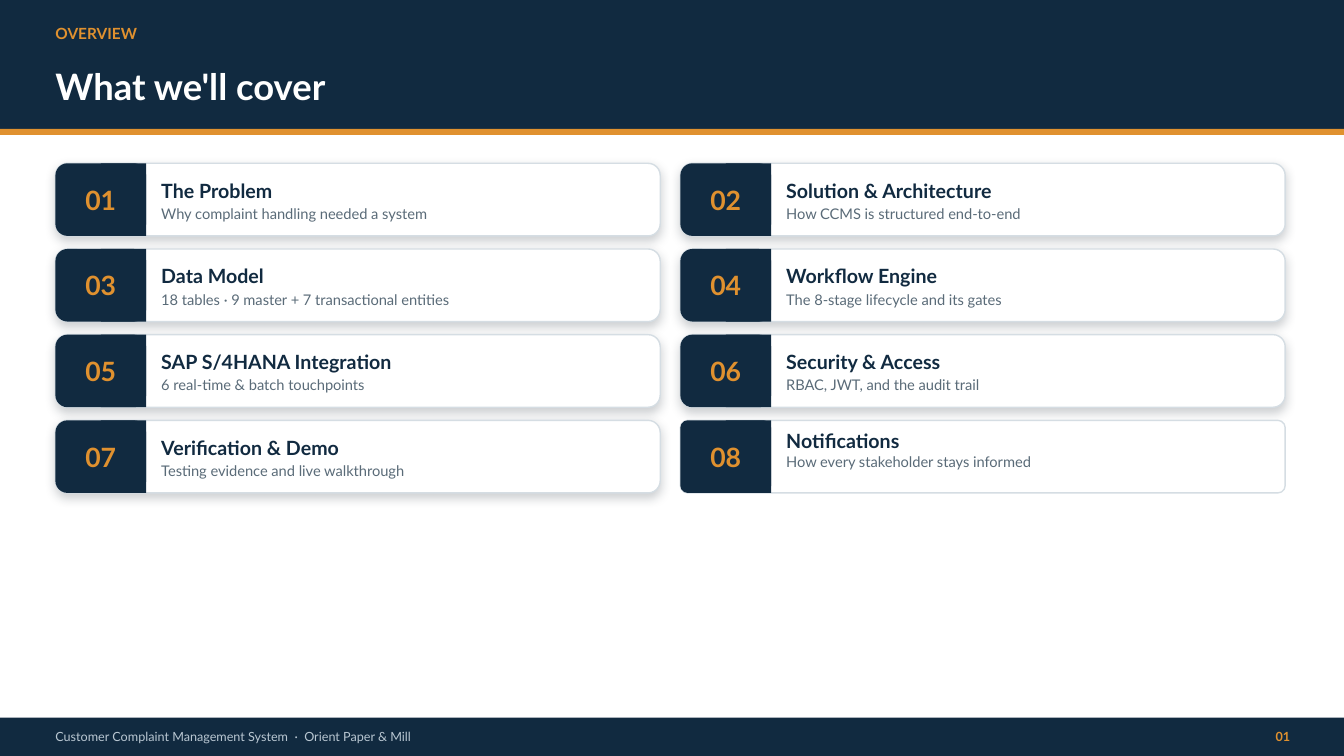
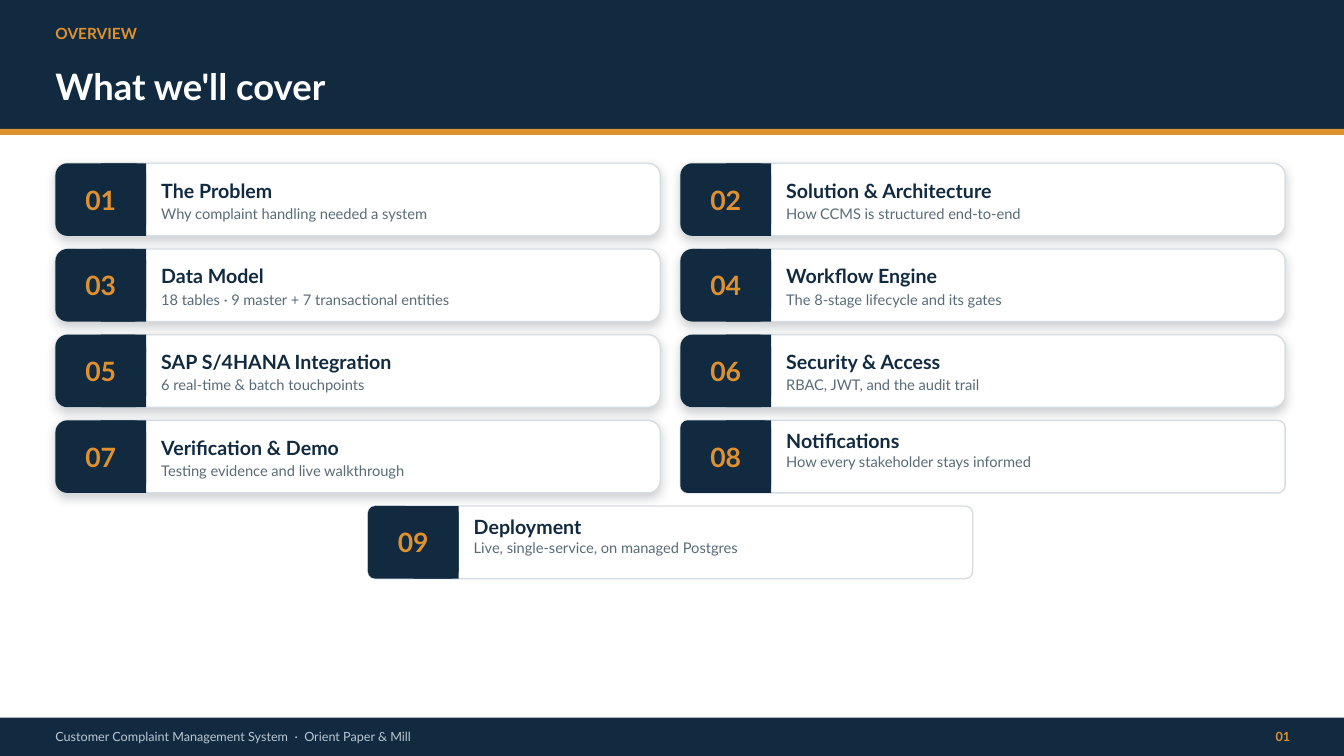
Before and after one commit to Keshavjain12/CCMS, a slide deck: slide 2 of CCMS-Presentation.pptx. Drawn at 1344x756 pixels with LibreOffice and Linux fonts; fonts in the diff are those of the drawing. Boxes give left, top, right and bottom in pixels: in the first picture for what was removed or moved away, otherwise in the second. Text is boxed around its words. In the diff, an @@ line names an element or a change of style, - is before the commit and + after.

Commit message:
Add full project documentation and a Deployment slide
- DOCUMENTATION.md: end-to-end explanation of the system (architecture,
  workflow engine, data model, RBAC, SAP integration, notifications,
  security, background engines, deployment, how to run).
- Presentation: add a '09 - DEPLOYMENT' slide (live URL, single-service
  architecture, managed Postgres + TLS, production hardening, real email
  delivery) and a matching agenda entry.

```diff
--- a/CCMS-Presentation.pptx
+++ b/CCMS-Presentation.pptx
@@ rounded rectangle added at box(368, 506, 973, 579), fill #FFFFFF, outline #D5DDE3 1 pt @@
@@ rounded rectangle added at box(368, 506, 459, 579), fill #112A40 @@
@@ rectangle added at box(413, 506, 459, 579), fill #112A40 @@
@@ text added at box(398, 532, 429, 552), 19 pt, text #E0912F, bold @@
+09
@@ text added at box(474, 519, 738, 556), 10.5 pt, text #5A6B78 @@
+Deployment
+Live, single-service, on managed Postgres
```
Also in this commit, not shown: 1 slide added, 1 other file.
